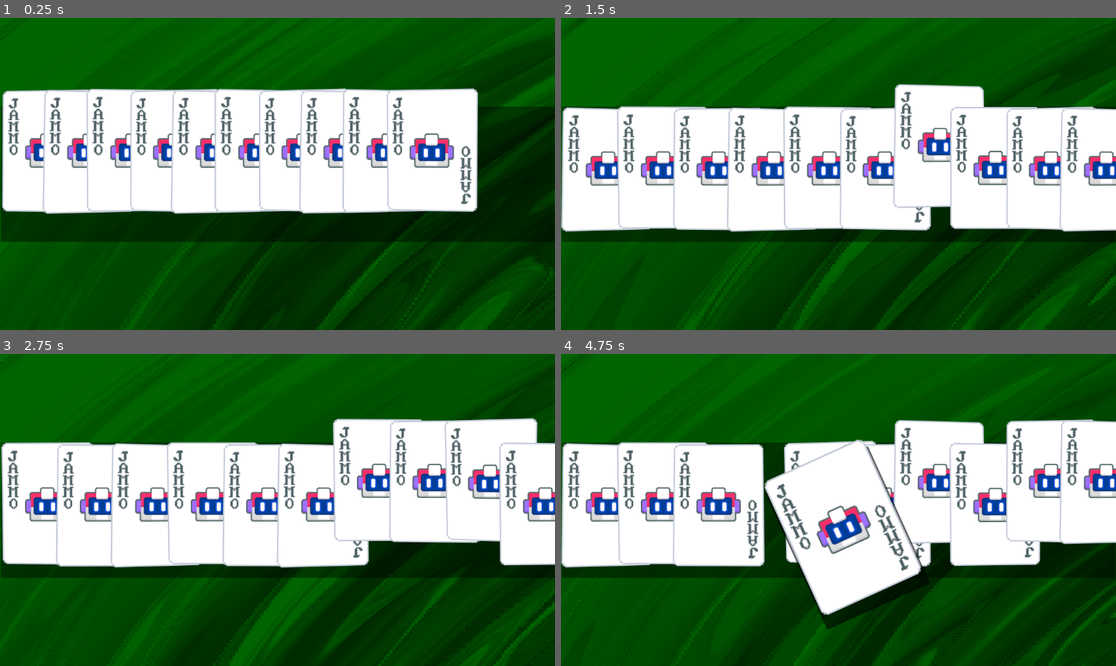
Above: before the commit, frames 1-4 (two rows, left to right).
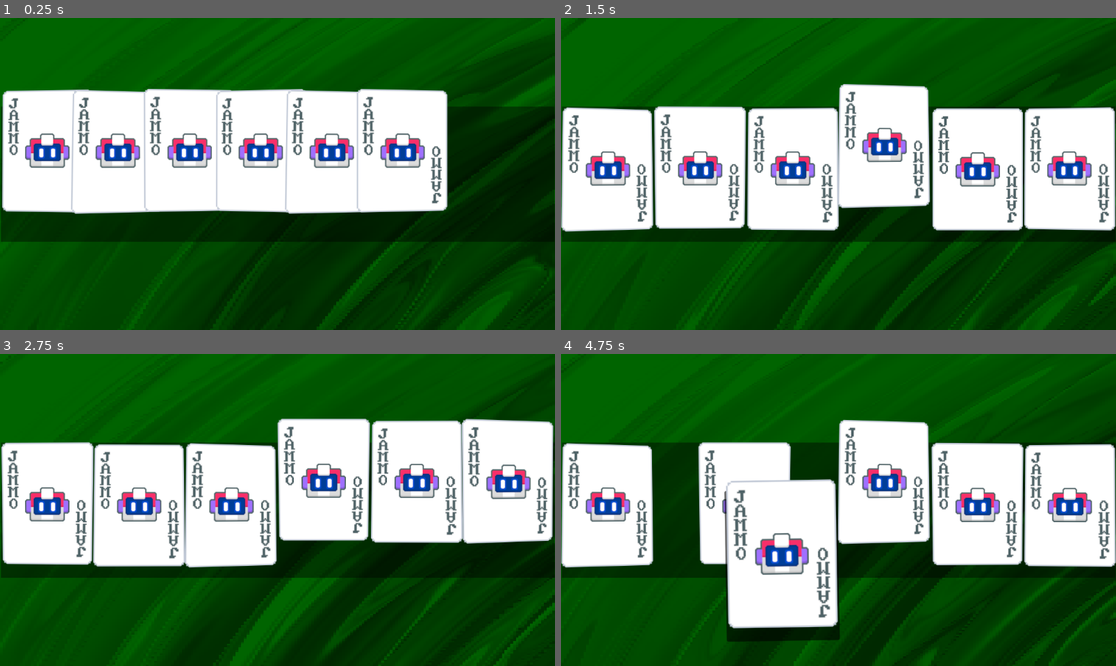
Above: after the commit, the same moments.

Repository: Clovisindo/Balatro-like
Game: Godot game, scene res://scenes/Main.tscn
Same seed, same stepped clock (60 frames per second), same inputs: the game is played once before the commit and once after it.
Inputs (mouse positions are in pixels of both pictures, inside the frame that each line leads up to):
- Up to frame 1 (0.25 s): no input
- Up to frame 2 (1.5 s): click (921, 174) at 0.52 s; click (977, 174) at 1.27 s
- Up to frame 3 (2.75 s): click (471, 510) at 2.02 s
- Up to frame 4 (4.75 s): click (1088, 510) at 2.77 s; tap Enter at 3.5 s; move the mouse to (960, 494) at 3.52 s; hold Up (ui_up) 3.53-4.25 s; tap 1 at 3.6 s; click (960, 494) at 3.67 s; tap Space at 3.77 s; drag from (727, 525) to (810, 572) at 4.27 s

The runs differ from the first frame. In frame 1, 11% of the frame differs, in the area x 7-87%, y 22-63%; in frame 2, 16%; in frame 3, 16%; in frame 4, 29%, in the area x 10-100%, y 20-93%.

Commit message:
Correcion numero de cartas inicial

Diff:
--- a/scenes/Main.tscn
+++ b/scenes/Main.tscn
@@ -83,24 +83,4 @@
 size_flags_horizontal = 15
 size_flags_vertical = 13
 
-[node name="Card7" parent="PanelContainer/HBoxContainer" instance=ExtResource("2_hva06")]
-layout_mode = 2
-size_flags_horizontal = 15
-size_flags_vertical = 13
-
-[node name="Card8" parent="PanelContainer/HBoxContainer" instance=ExtResource("2_hva06")]
-layout_mode = 2
-size_flags_horizontal = 15
-size_flags_vertical = 13
-
-[node name="Card9" parent="PanelContainer/HBoxContainer" instance=ExtResource("2_hva06")]
-layout_mode = 2
-size_flags_horizontal = 15
-size_flags_vertical = 13
-
-[node name="Card10" parent="PanelContainer/HBoxContainer" instance=ExtResource("2_hva06")]
-layout_mode = 2
-size_flags_horizontal = 15
-size_flags_vertical = 13
-
 [connection signal="sort_children" from="PanelContainer/HBoxContainer" to="PanelContainer/HBoxContainer" method="_on_sort_children"]
